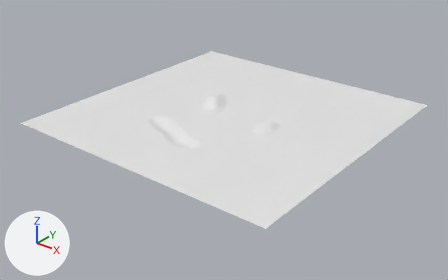
The Blender file S1ground1.blend as it was, and as the next commit left it.
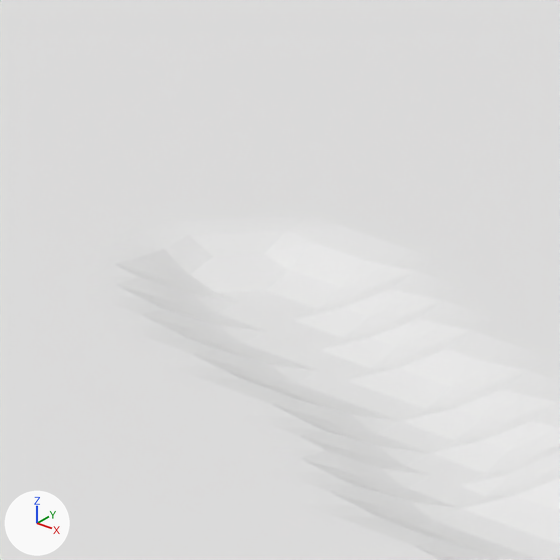
The first picture shows the older version from a 50 mm camera at (42.6, -54.6, 30.0) aimed at (0.4, -1.8, -2.7). The close-ups show both versions on the part from 31% to 41% of the width and 35% to 52% of the height of that picture; other places that the commit changed are outside them. The lights are fixed; the arrows at lower left show +X, +Y and +Z.
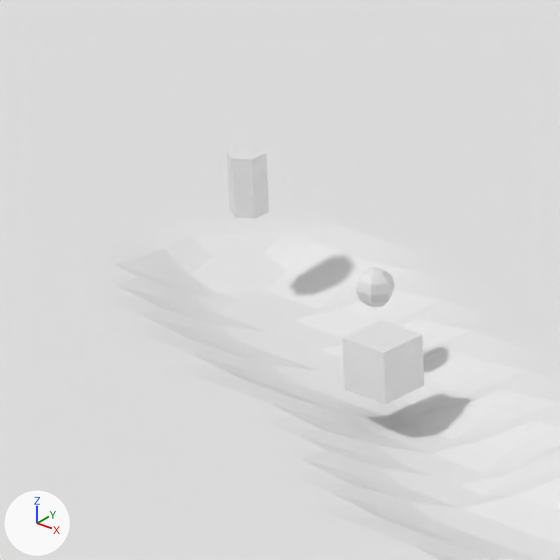
The change, as a list of edits to the scene's bpy script:
```text
Change me_grid_002:
    where me_grid_002.from_pydata(...)  # 10000 vertices, 9801 faces; spans x -0.286..0.286, y -0.286..0.286, z -0.006..0.012
    used by ob_grid; location = (0.0, 0.0, 0.0); scale = (61.4, 61.4, 61.4)
    me_grid_002 part 1: a new loose piece, a UV sphere (6 segments, 6 rings, poles along z) spanning x -0.0525..-0.0461, y -0.1253..-0.1197, z 0.0081..0.0146
    me_grid_002 part 2: a new loose piece, a box spanning x -0.0429..-0.034, y -0.137..-0.1281, z 0.0007..0.0096
    me_grid_002 part 3: a new loose piece, a 6-sided cylinder along z spanning x -0.0915..-0.0857, y -0.114..-0.1074, z 0.0099..0.0204
```

What differs and where, as boxes (x1, y1, x2, y2) in the close-ups (560 x 560 px):
part 1 of me_grid_002, added
    after: (356, 267, 395, 308)
part 2 of me_grid_002, added
    after: (342, 320, 424, 404)
part 3 of me_grid_002, added
    after: (226, 145, 269, 219)
